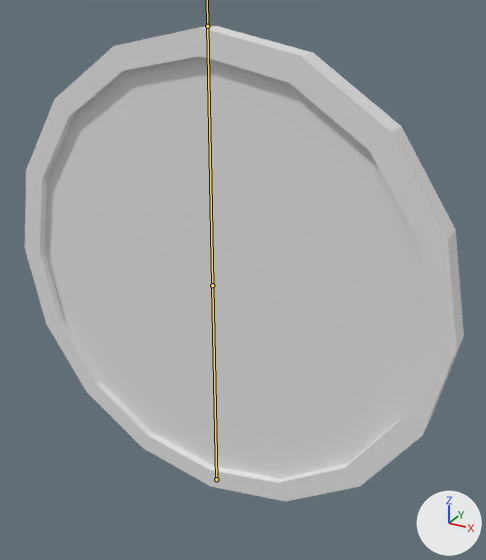
The FBX model Assets/Model/SM_Coin.fbx, before and after one commit.
The view is the same before and after, from a 50 mm lens placed at (0.785, -1.275, 1.261), pointed at (0.061, 0.04, 0.603). The lights are fixed; the arrows at lower right show +X, +Y and +Z. Both versions are drawn at frame 1 of the action '骨架.003|coin_attack'; the numbers are the values there. The bones that bend it are drawn over the model as lines.

Objects in the first picture: '柱体.003'.
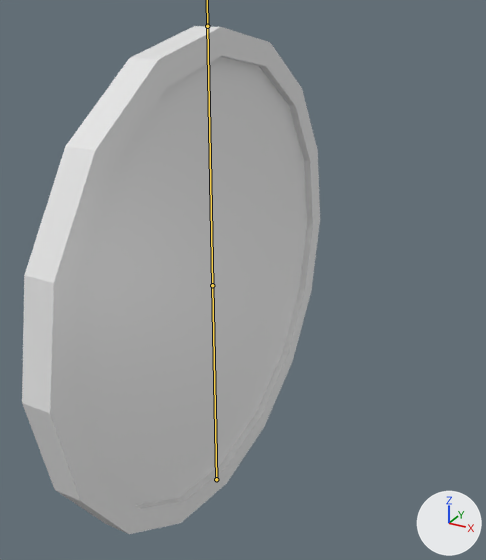
Pixel boxes [x1, y1, x2, y2] of what changed, in the pictures (486 x 560 px):
'柱体.003', posed (32% narrower, 7% taller): before [25, 26, 464, 502]; after [22, 26, 320, 534]

What changed in the scene script:
```text
Change bone_rig_object:
    where bone_rig_object = bpy.data.objects['骨架.003']  # the whole rig '骨架.003'
    bone_rig_object.rotation_euler: (0.0, 0.0, 0.0) -> (0.0, 0.0, 1.571)  # degrees (0, 0, 0) -> degrees (0, 0, 90)
```
